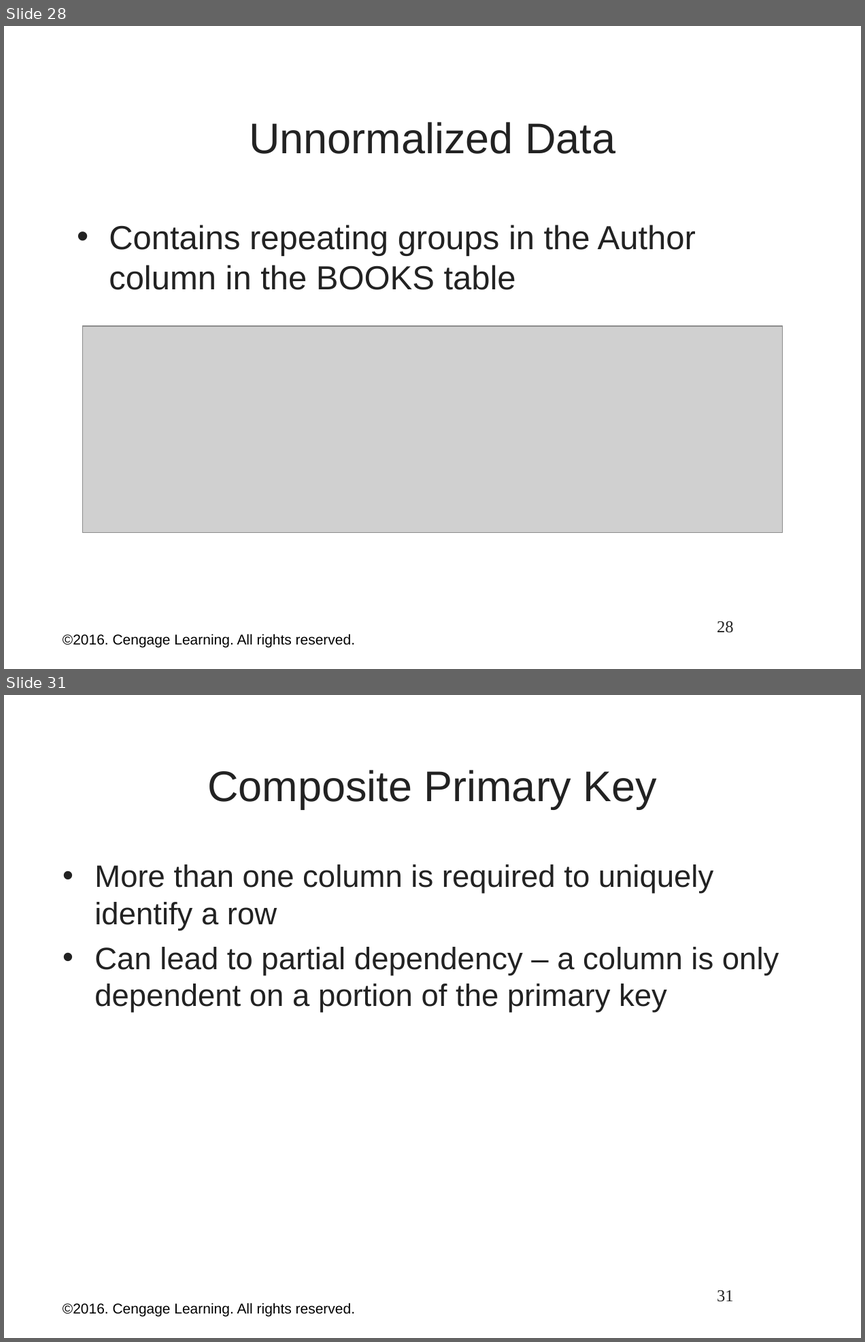
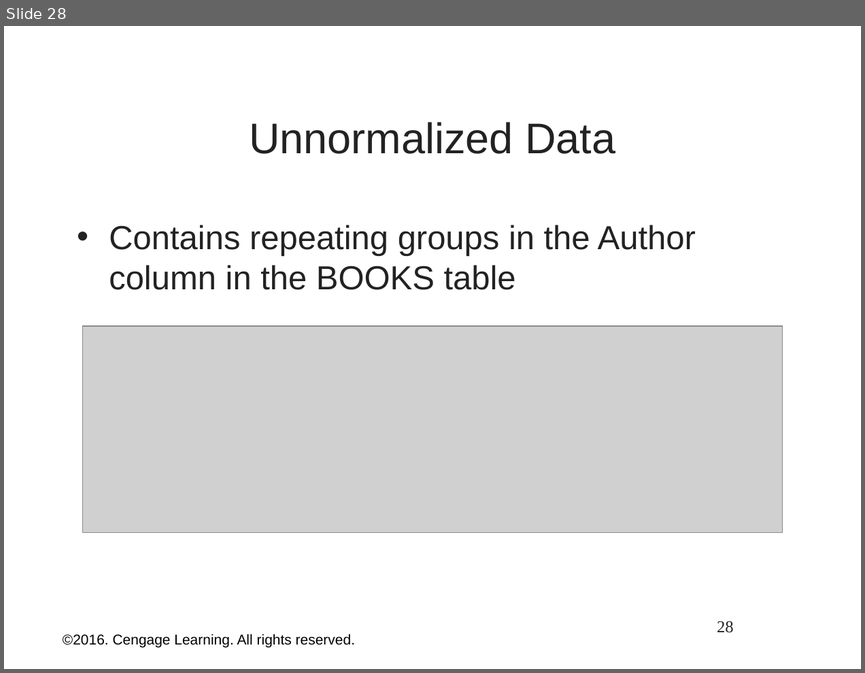
Before and after one commit to nick-cd/dbs201, a slide deck: Notes/1.0 Fundemental of Datases.ppt. Shown one above the other, each under a label of ours: slides 28 and 31 before the commit, slide 28 after it; the slides between them are not shown. The pictures are 865x1342 and 865x673 pixels, drawn with LibreOffice and Linux fonts; fonts in the diff are those of the drawing; grey boxes stand for pictures; background and template pictures are left out. Boxes give left, top, right and bottom in pixels: in the first picture for what was removed or moved away, otherwise in the second. Text is boxed around its words. In the diff, an @@ line names an element or a change of style, - is before the commit and + after.

```diff
--- a/Notes/1.0 Fundemental of Datases.ppt
+++ b/Notes/1.0 Fundemental of Datases.ppt
@@ slide 31 removed at [4, 695, 861, 1338], background picture (left out) @@
@@ title removed at [207, 770, 657, 809] @@
-Composite Primary Key
@@ text removed at [94, 864, 779, 1013] @@
-• More than one column is required to uniquely identify a row
-• Can lead to partial dependency – a column is only dependent on a portion of the primary key
@@ text removed at [62, 1302, 355, 1316] @@
-©2016. Cengage Learning. All rights reserved.
@@ page number removed at [717, 1289, 734, 1302] @@
-31
```
Also in this commit, not shown: 1 slide changed, 15 other slides removed, 7 other files.
